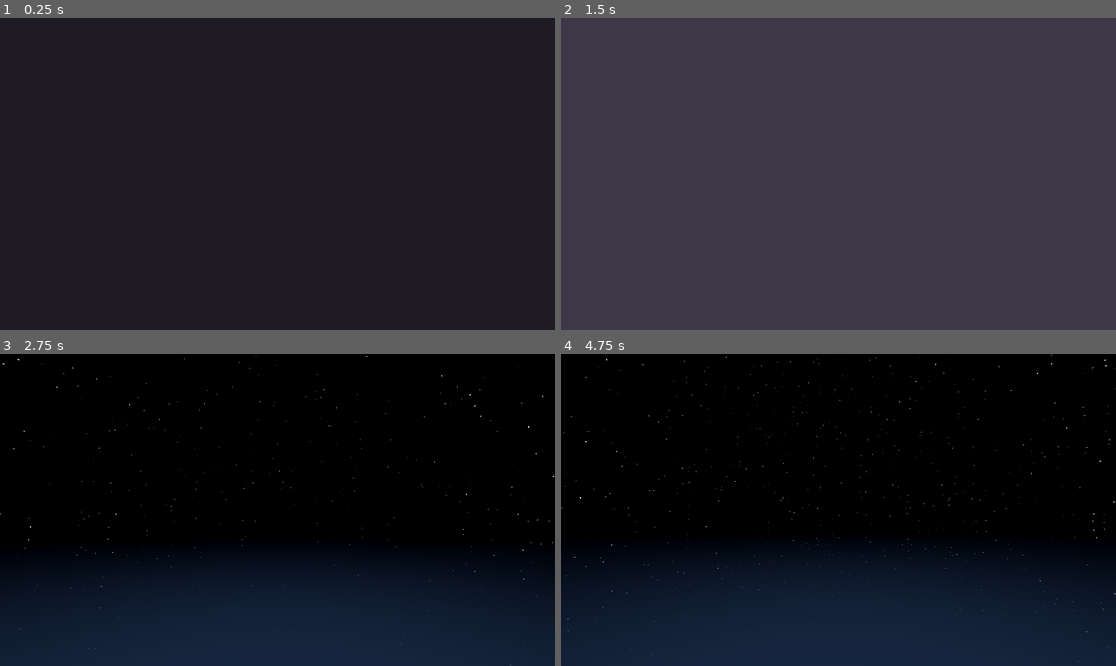
Above: before the commit, frames 1-4 (two rows, left to right).
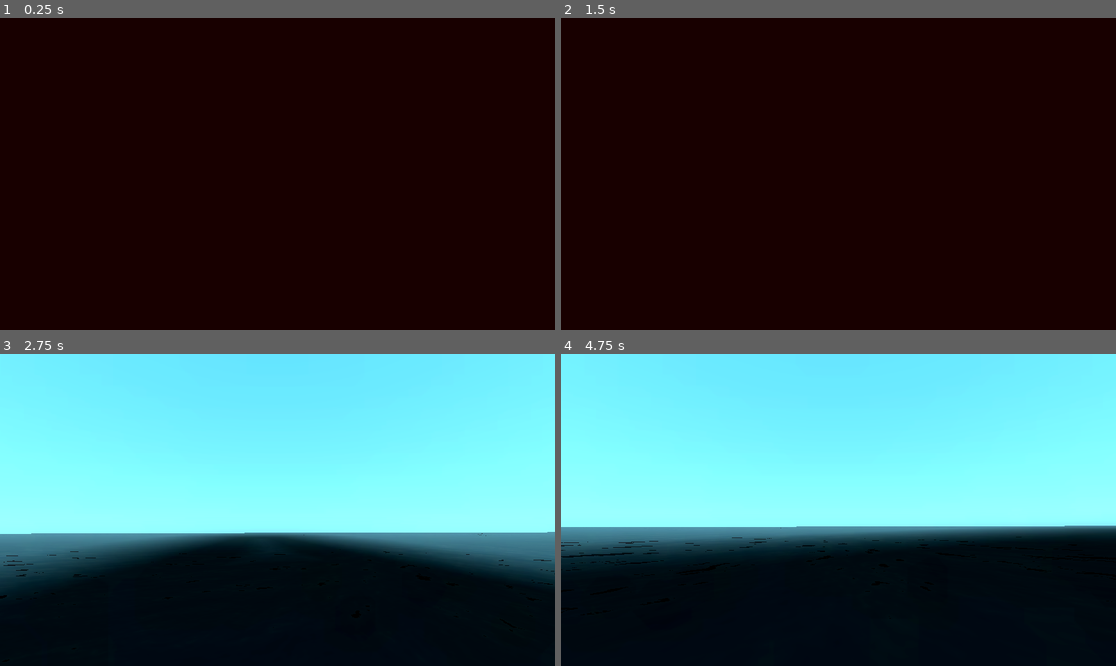
Above: after the commit, the same moments.

Repository: watson-disambiguation/shader-demos
Game: Godot game, scene res://Scenes/calm_sea_island.tscn
Two runs of this game, one before a commit and one after it. Both use one fixed random seed, a clock stepped at 60 frames per second and the inputs below. This scene is started directly instead of the project's main scene.
Inputs (mouse positions are in pixels of both pictures, inside the frame that each line leads up to):
- Up to frame 1 (0.25 s): no input
- Up to frame 2 (1.5 s): tap Enter at 0.5 s; move the mouse to (866, 174) at 0.52 s; hold Up (ui_up) from 0.53 s (still down); tap Space at 1.25 s; move the mouse to (810, 174) at 1.27 s
- Up to frame 3 (2.75 s): keep holding Up (ui_up); tap Enter at 2 s; move the mouse to (288, 503) at 2.02 s
- Up to frame 4 (4.75 s): keep holding Up (ui_up); move the mouse to (832, 516) at 2.77 s; move the mouse to (877, 513) at 3.52 s; move the mouse to (794, 506) at 4.27 s

The runs differ from the first frame. In frame 1, 100% of the frame differs, in the area x 0-100%, y 0-100%; in frame 2, 100%; in frame 3, 90%; in frame 4, 88%.

Commit message:
Added bloom

Diff:
--- a/Scenes/calm_sea_island.tscn
+++ b/Scenes/calm_sea_island.tscn
@@ -1,7 +1,30 @@
-[gd_scene load_steps=4 format=3 uid="uid://cdtfpn4vp55ve"]
+[gd_scene load_steps=7 format=3 uid="uid://cdtfpn4vp55ve"]
 
 [ext_resource type="PackedScene" uid="uid://dc486be67gql4" path="res://Prefabs/raymarch_camera.tscn" id="1_np6wh"]
 [ext_resource type="Shader" path="res://Shaders/calm_sea_island.gdshader" id="2_yjgsu"]
+
+[sub_resource type="Environment" id="Environment_ldeff"]
+tonemap_white = 2.0
+glow_enabled = true
+glow_levels/1 = 4.65
+glow_levels/2 = 0.72
+glow_levels/3 = 0.0
+glow_levels/5 = 0.0
+glow_intensity = 2.1
+glow_strength = 0.02
+glow_bloom = 0.34
+glow_blend_mode = 0
+glow_hdr_threshold = 4.0
+glow_hdr_scale = 1.87
+glow_map_strength = 1.0
+
+[sub_resource type="FastNoiseLite" id="FastNoiseLite_gnob2"]
+seed = 10
+
+[sub_resource type="NoiseTexture2D" id="NoiseTexture2D_7tayo"]
+seamless = true
+as_normal_map = true
+noise = SubResource("FastNoiseLite_gnob2")
 
 [sub_resource type="ShaderMaterial" id="ShaderMaterial_phqct"]
 render_priority = 0
@@ -14,21 +37,36 @@
 shader_parameter/seed = 0
 shader_parameter/sphereCenter = Vector3(0, -4.165, 0)
 shader_parameter/sphereRadius = 6.165
-shader_parameter/landColour = Color(0.254902, 0.231373, 0.298039, 1)
-shader_parameter/horizonColour = Color(0.294118, 0.45098, 0.537255, 1)
-shader_parameter/skyColour = Color(0.321569, 0.67451, 0.85098, 1)
-shader_parameter/seaColour = Color(0.101961, 0.160784, 0.262745, 1)
-shader_parameter/fresnelPower = 3.89
+shader_parameter/landColour = Color(0.86484, 0.381542, 0.388297, 1)
+shader_parameter/horizonColour = Color(0.429202, 0.732903, 0.827177, 1)
+shader_parameter/skyColour = Color(0.205304, 0.523805, 0.677483, 1)
+shader_parameter/seaColour = Color(0.118445, 0.088313, 0.416664, 1)
+shader_parameter/sunColour = Color(0.878452, 0.393791, 7.70092e-07, 1)
+shader_parameter/fresnelPower = 0.0
 shader_parameter/depthFalloff = 0.38
 shader_parameter/boxCenter = Vector3(0, 0.165, 0)
-shader_parameter/boxSize = Vector3(2, 10, 2)
-shader_parameter/lightingMin = 0.475
+shader_parameter/boxSize = Vector3(2, 8.965, 0.765)
+shader_parameter/holeCenter = Vector3(0, 5.66, 0)
+shader_parameter/holeSize = Vector3(1.095, 2.92, 2.085)
+shader_parameter/lightingMin = 0.095
 shader_parameter/edgeFoam = 8.8
 shader_parameter/waveHeight = 0.22
+shader_parameter/waveTexScale = 0.22
+shader_parameter/sunDir = Vector3(-0.08, 0.12, -0.35)
+shader_parameter/sunRadius = 0.02
+shader_parameter/waveSpeed = 0.03
+shader_parameter/shadowStep = 1.0
+shader_parameter/shadowHardness = 1.0
+shader_parameter/sunStrength = 100.0
 shader_parameter/maxDist = 100.0
+shader_parameter/waveNormals1 = SubResource("NoiseTexture2D_7tayo")
+shader_parameter/waveNormals2 = SubResource("NoiseTexture2D_7tayo")
 
 [node name="Node3D" type="Node3D"]
 
-[node name="RaymarchCamera" parent="." instance=ExtResource("1_np6wh")]
+[node name="WorldEnvironment" type="WorldEnvironment" parent="."]
+environment = SubResource("Environment_ldeff")
+
+[node name="RaymarchCamera" parent="WorldEnvironment" instance=ExtResource("1_np6wh")]
 transform = Transform3D(-0.999187, -0.00268883, 0.0402162, 0.00272674, -0.999996, 0.000887979, 0.0402136, 0.000996917, 0.999191, 0, 0.435, 0)
 raymarch_shader = SubResource("ShaderMaterial_phqct")
--- a/Shaders/calm_sea_island.gdshader
+++ b/Shaders/calm_sea_island.gdshader
@@ -20,13 +20,25 @@
 uniform vec3 horizonColour : source_color;
 uniform vec3 skyColour : source_color;
 uniform vec3 seaColour : source_color;
+uniform vec3 sunColour : source_color;
 uniform float fresnelPower;
 uniform float depthFalloff;
 uniform vec3 boxCenter;
 uniform vec3 boxSize;
+uniform vec3 holeCenter;
+uniform vec3 holeSize;
 uniform float lightingMin;
 uniform float edgeFoam : hint_range(0.01,10.,0.01);
 uniform float waveHeight = 0.05;
+uniform float waveTexScale = 1.;
+uniform vec3 sunDir;
+uniform float sunRadius;
+uniform sampler2D waveNormals1;
+uniform sampler2D waveNormals2;
+uniform float waveSpeed = 1.;
+uniform float shadowStep = 3.;
+uniform float shadowHardness = 32.;
+uniform float sunStrength = 100.;
 
 const int maxSteps = 128;
 #define EPS 0.01
@@ -39,10 +51,11 @@
 
 
 float sdf(vec3 pos) {
+	float monolith = box(pos-boxCenter,boxSize);
+	monolith = subtract(monolith,box(pos-holeCenter,holeSize));
 	float dist = sphere(pos-sphereCenter,sphereRadius);
 	dist = round_merge(dist,pos.y-seaDepth,1.);
-	dist = sdFbm(pos,dist,4);
-	return round_merge(dist,box(pos-boxCenter,boxSize),0.5);
+	return round_merge(dist,monolith,0.5);
 }
 
 vec3 normal(vec3 pos) {
@@ -78,16 +91,42 @@
 	return result;
 }
 
-vec3 sky(vec3 dir) {
-	return stars(seed,dir,starSpacing,minFlickerPeriod,maxFlickerPeriod,lightThreshold);
+vec4 sky(vec3 dir) {
+	// return stars(seed,dir,starSpacing,minFlickerPeriod,maxFlickerPeriod,lightThreshold);
+	float sun = step(cos(sunRadius),dot(normalize(sunDir),dir));
+	vec3 skyGradient = mix(horizonColour,skyColour,pow(abs(dir.y),0.5));
+	return vec4(vec3(skyGradient + sun),sun*sunStrength);
 }
 float constrain(float x) {
 	return x / (x + depthFalloff);
 }
 
-vec3 calcWorld(raymarchResult result,vec3 ro, vec3 rd) {
-	float lighting = mix(lightingMin,1.,normal(ro+rd*result.dist).y);
-	return result.hit ? landColour * lighting : sky(rd);
+float shadow(vec3 pos) {
+	vec3 dir = normalize(sunDir);
+    float res = 1.0;
+    float t = EPS*shadowStep;
+    for( int i=0; i<maxSteps; i++ )
+    {
+        float h = sdf(pos + dir*t);
+        if( h<0.001 )
+            return 0.0;
+        res = min( res, shadowHardness*h/t );
+        t += h;
+    }
+    return res;
+}
+
+vec4 calcWorld(raymarchResult result,vec3 ro, vec3 rd) {
+	float lighting = shadow(ro+rd*result.dist) * dot(normalize(sunDir),normal(ro+rd*result.dist)) + lightingMin;
+	return result.hit ? vec4(landColour * lighting,0.) : sky(rd);
+}
+
+vec3 getNormal(vec3 pos) {
+	vec2 uv1 = fract(pos.xz * waveTexScale + TIME * waveSpeed);
+	vec3 normal1 = 2.*texture(waveNormals1,uv1).xzy - 1.;
+	vec2 uv2 = fract(pos.xz * waveTexScale - TIME * waveSpeed) ;
+	vec3 normal2 = 2.*texture(waveNormals2,uv2).xzy - 1.;
+	return normalize(normal1 + normal2);
 }
 
 void fragment() {
@@ -95,16 +134,25 @@
 	vec3 rd = normalize( (INV_VIEW_MATRIX * vec4(VIEW,0)).xyz );
 	float seaDist = planeDist(ro,rd,0.);
 	raymarchResult result = raymarch(ro,rd);
-	vec3 world = calcWorld(result,ro,rd);
-	vec3 reflectedView = reflect(rd,UP);
+	vec4 worldTotal = calcWorld(result,ro,rd);
+	vec3 world = worldTotal.xyz;
+	float worldEmission = worldTotal.w;
 	vec3 reflectionPoint = ro+rd*seaDist;
+	vec3 waveNormal = getNormal(reflectionPoint);
+	vec3 reflectedView = reflect(rd,waveNormal);
 	raymarchResult reflectedResult = raymarch(reflectionPoint,reflectedView);
-	vec3 reflectedWorld = calcWorld(reflectedResult,reflectionPoint,reflectedView);
+	vec4 reflectedWorldTotal = calcWorld(reflectedResult,reflectionPoint,reflectedView);
+	vec3 reflectedWorld = reflectedWorldTotal.xyz;
+	float reflectedWorldEmission = reflectedWorldTotal.w;
 	float waterDist = constrain(result.dist-seaDist);
-	vec3 waterDiffuse = mix(world,seaColour, waterDist);
+	vec3 waterDiffuse = seaColour;
 	vec3 waterSpecular = reflectedWorld;
 	vec3 sea = mix(waterDiffuse, waterSpecular,pow(1.+rd.y,fresnelPower));
 	float seaEdge = sdf(reflectionPoint) * edgeFoam;
 	sea = mix(vec3(1.),sea,clamp(seaEdge,0.,1.));
-	ALBEDO = seaDist > 0. && seaDist < result.dist ?  sea  : world;
+	sea = sea * (shadow(reflectionPoint) + lightingMin);
+	vec3 albedo = seaDist > 0. && seaDist < result.dist ?  sea  : world;
+	float emission = seaDist > 0. && seaDist < result.dist ?  reflectedWorldEmission  : worldEmission;
+	ALBEDO = albedo + emission;
+	EMISSION = vec3(emission);
 }
--- a/skybox.tscn
+++ b/skybox.tscn
@@ -17,6 +17,7 @@
 [sub_resource type="Environment" id="Environment_0vbgk"]
 background_mode = 2
 sky = SubResource("Sky_1co1a")
+glow_enabled = true
 glow_strength = 0.64
 glow_bloom = 0.25
 glow_blend_mode = 1
